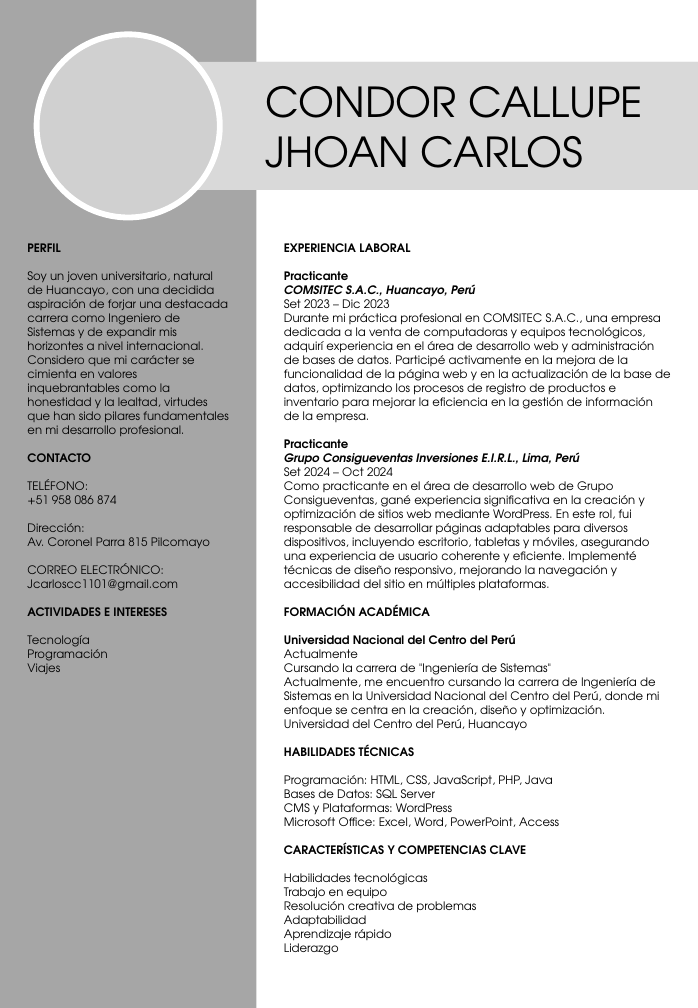
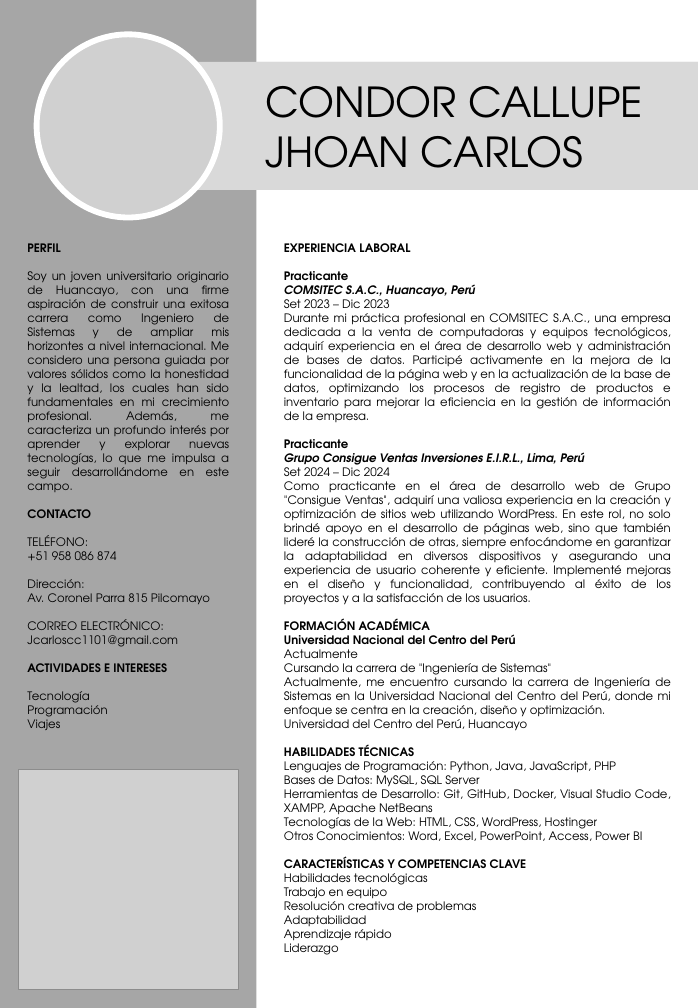
Before and after one commit to JCarlosCC2001/Portafolio.github.io, a slide deck: slide 1 of docs/CV.pptx. Drawn at 698x1008 pixels with LibreOffice and Linux fonts; fonts in the diff are those of the drawing; grey boxes stand for pictures. Boxes give left, top, right and bottom in pixels: in the first picture for what was removed or moved away, otherwise in the second. Text is boxed around its words. In the diff, an @@ line names an element or a change of style, - is before the commit and + after.

Commit message:
Actualización de archivos y mejoras

```diff
--- a/docs/CV.pptx
+++ b/docs/CV.pptx
@@ text at <box>284,243,671,955</box>: alignment left to justified @@
@@ text at <box>27,271,230,492</box>: text changed @@
-Soy un joven universitario, natural de Huancayo, con una decidida aspiración de forjar una destacada carrera como Ingeniero de Sistemas y de expandir mis horizontes a nivel internacional. Considero que mi carácter se cimienta en valores inquebrantables como la honestidad y la lealtad, virtudes que han sido pilares fundamentales en mi desarrollo profesional.
+Soy un joven universitario originario de Huancayo, con una firme aspiración de construir una exitosa carrera como Ingeniero de Sistemas y de ampliar mis horizontes a nivel internacional. Me considero una persona guiada por valores sólidos como la honestidad y la lealtad, los cuales han sido fundamentales en mi crecimiento profesional. Además, me caracteriza un profundo interés por aprender y explorar nuevas tecnologías, lo que me impulsa a seguir desarrollándome en este campo.
@@ text at <box>284,452,671,605</box>: text changed @@
-Grupo Consigueventas Inversiones E.I.R.L., Lima, Perú
-Set 2024 – Oct 2024
-Como practicante en el área de desarrollo web de Grupo Consigueventas, gané experiencia significativa en la creación y optimización de sitios web mediante WordPress. En este rol, fui responsable de desarrollar páginas adaptables para diversos dispositivos, incluyendo escritorio, tabletas y móviles, asegurando una experiencia de usuario coherente y eficiente. Implementé técnicas de diseño responsivo, mejorando la navegación y accesibilidad del sitio en múltiples plataformas.
+Grupo Consigue Ventas Inversiones E.I.R.L., Lima, Perú
+Set 2024 – Dic 2024
+Como practicante en el área de desarrollo web de Grupo "Consigue Ventas", adquirí una valiosa experiencia en la creación y optimización de sitios web utilizando WordPress. En este rol, no solo brindé apoyo en el desarrollo de páginas web, sino que también lideré la construcción de otras, siempre enfocándome en garantizar la adaptabilidad en diversos dispositivos y asegurando una experiencia de usuario coherente y eficiente. Implementé mejoras en el diseño y funcionalidad, contribuyendo al éxito de los proyectos y a la satisfacción de los usuarios.
@@ picture added at <box>19,770,238,989</box> @@
@@ text at <box>284,761,671,841</box>: text changed @@
-Programación: HTML, CSS, JavaScript, PHP, Java
-Bases de Datos: SQL Server
-CMS y Plataformas: WordPress
-Microsoft Office: Excel, Word, PowerPoint, Access
+Lenguajes de Programación: Python, Java, JavaScript, PHP
+Bases de Datos: MySQL, SQL Server
+Herramientas de Desarrollo: Git, GitHub, Docker, Visual Studio Code, XAMPP, Apache NetBeans
+Tecnologías de la Web: HTML, CSS, WordPress, Hostinger
+Otros Conocimientos: Word, Excel, PowerPoint, Access, Power BI
```
Also in this commit, not shown: 3 other files.
